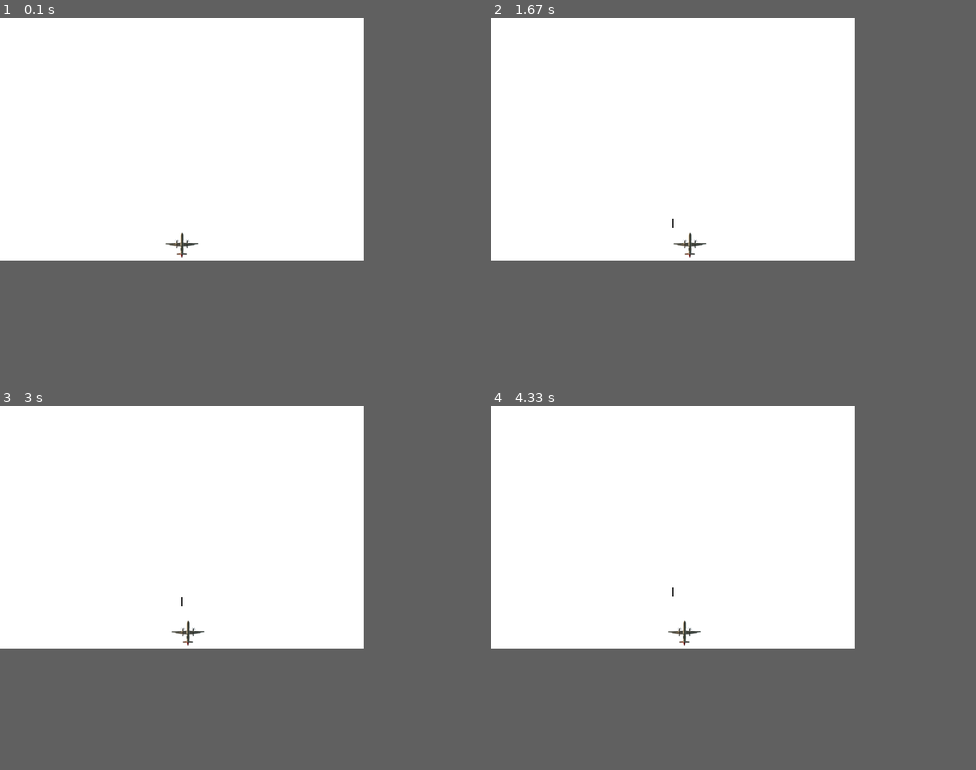
Above: before the commit, frames 1-4 (two rows, left to right).
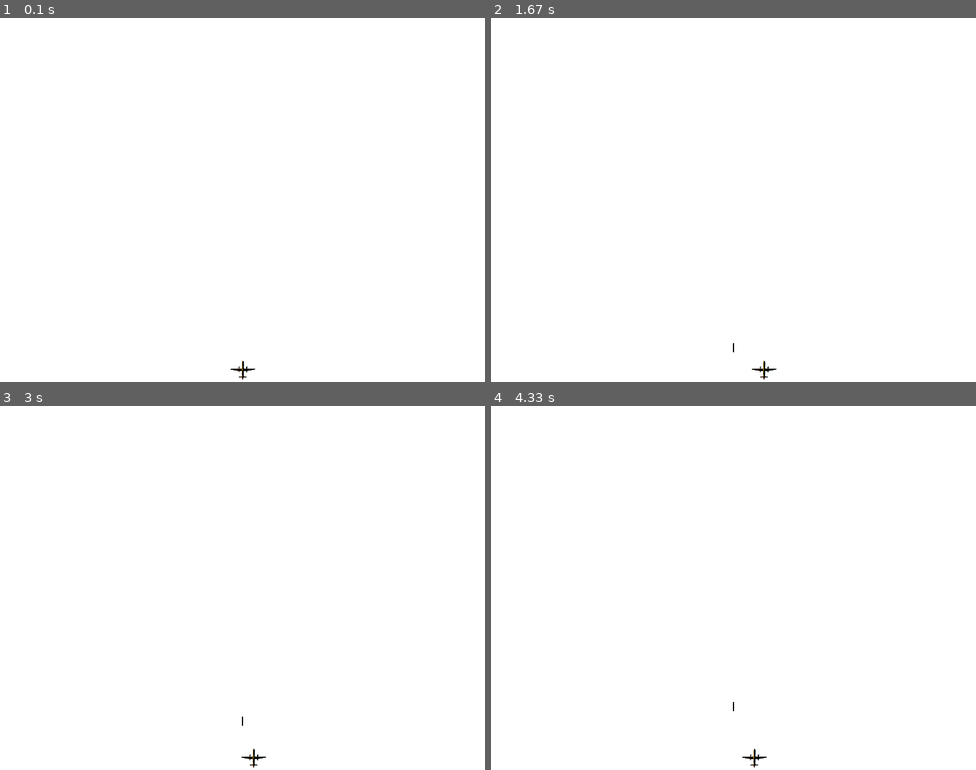
Above: after the commit, the same moments.

Repository: Satvat-Navid/pygame
Game: pygame game, started from alien_invasion.py
Two runs of this game, one before a commit and one after it. Both use one fixed random seed, a clock stepped at 60 frames per second and the inputs below.
Inputs:
- Up to frame 1 (0.1 s): no input
- Up to frame 2 (1.67 s): tap Space at 0.33, 0.73, 1.03, 1.23, 1.53 s; hold Right 0.67-1.13 s; hold Right 1.17-1.63 s
- Up to frame 3 (3 s): hold Left 1.67-2.2 s; tap Space at 1.73, 2.03, 2.3, 2.6, 2.73 s; hold Left 2.23-2.63 s; hold Right from 2.67 s (still down)
- Up to frame 4 (4.33 s): tap Space at 3.03, 3.4, 3.7, 3.9, 4.2 s; release Right at 3.3 s; hold Left 3.33-3.8 s; hold Right 3.83-4.3 s
In our replay, the window is 600x400 before the commit and 800x600 after it. These sizes can differ from the game's own. Grey fills any space a smaller window leaves; there, only what the larger window draws over its background counts as a difference.

The runs differ from the first frame. In frame 1, 0.2% of the frame differs, in the area x 34-53%, y 58-100%; in frame 2, 0.2%, in the area x 37-59%, y 55-100%; in frame 3, 0.2%; in frame 4, 0.2%.

Commit message:
new sharper image of plane

Diff:
--- a/settings.py
+++ b/settings.py
@@ -1,12 +1,12 @@
 class Settings:
     """Set of all the setting of the game."""
     def __init__(self):
-        self.display_height = 600
-        self.display_width = 400
+        self.display_height = 800
+        self.display_width = 600
         self.bg_color = (255, 255, 255)
-        self.ship_speed = 0.5
+        self.ship_speed = 0.9
         #Setting for bullet
-        self.bullet_speed = 0.2
+        self.bullet_speed = 0.3
         self.bullet_height = 15
         self.bullet_width = 2
         self.bullet_color = (0,0,0)
--- a/ship.py
+++ b/ship.py
@@ -9,7 +9,7 @@
         self.screen_rect = ai_game.screen.get_rect()
 
         #Loading the image and getting its rect
-        self.image = pygame.image.load('Images\plane2.bmp')
+        self.image = pygame.image.load('Images\plane.bmp')
         self.rect = self.image.get_rect()
         #Setting the locaton of both the screen and the image rect.
         self.rect.midbottom = self.screen_rect.midbottom
Binary file added: Images/plane.bmp
